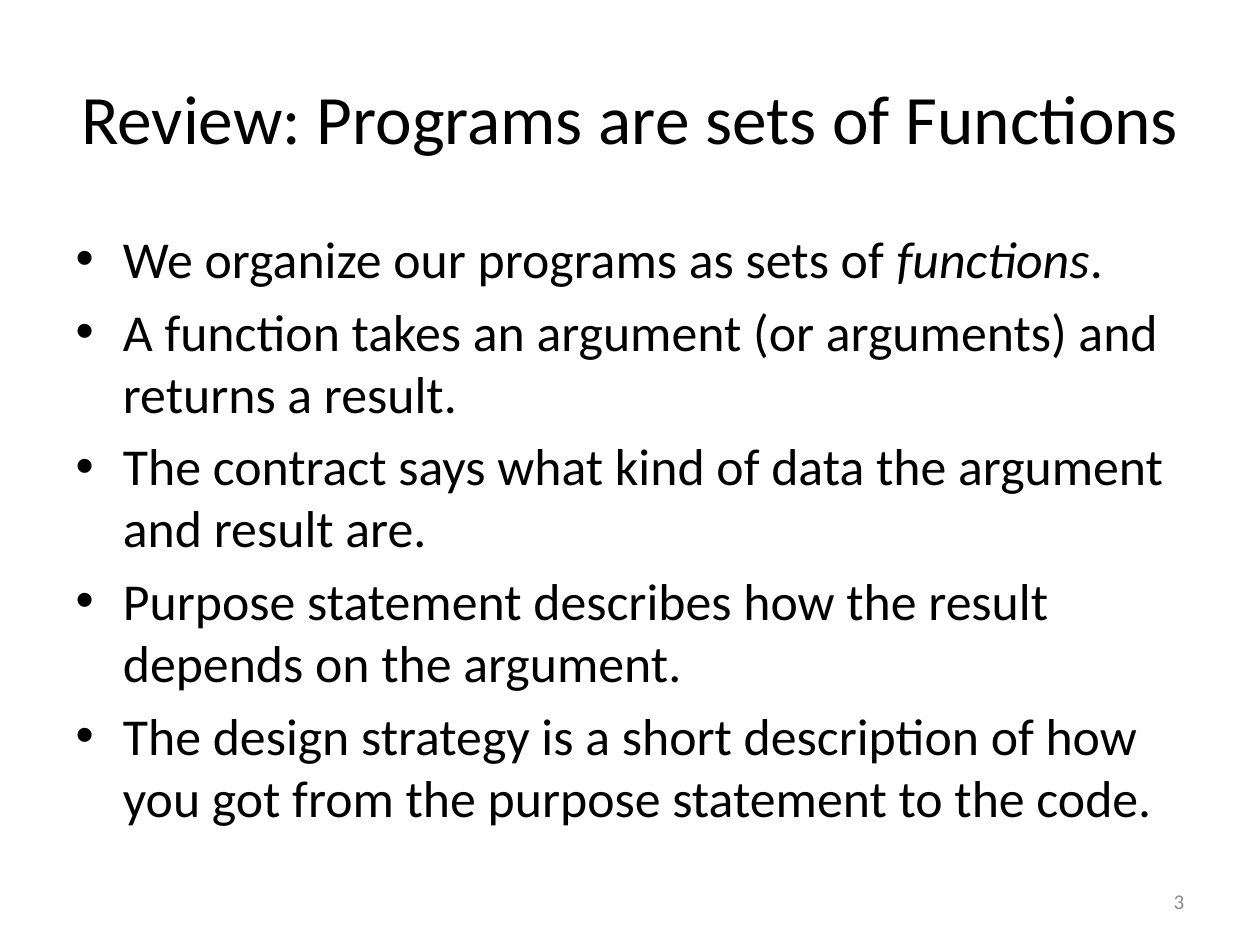
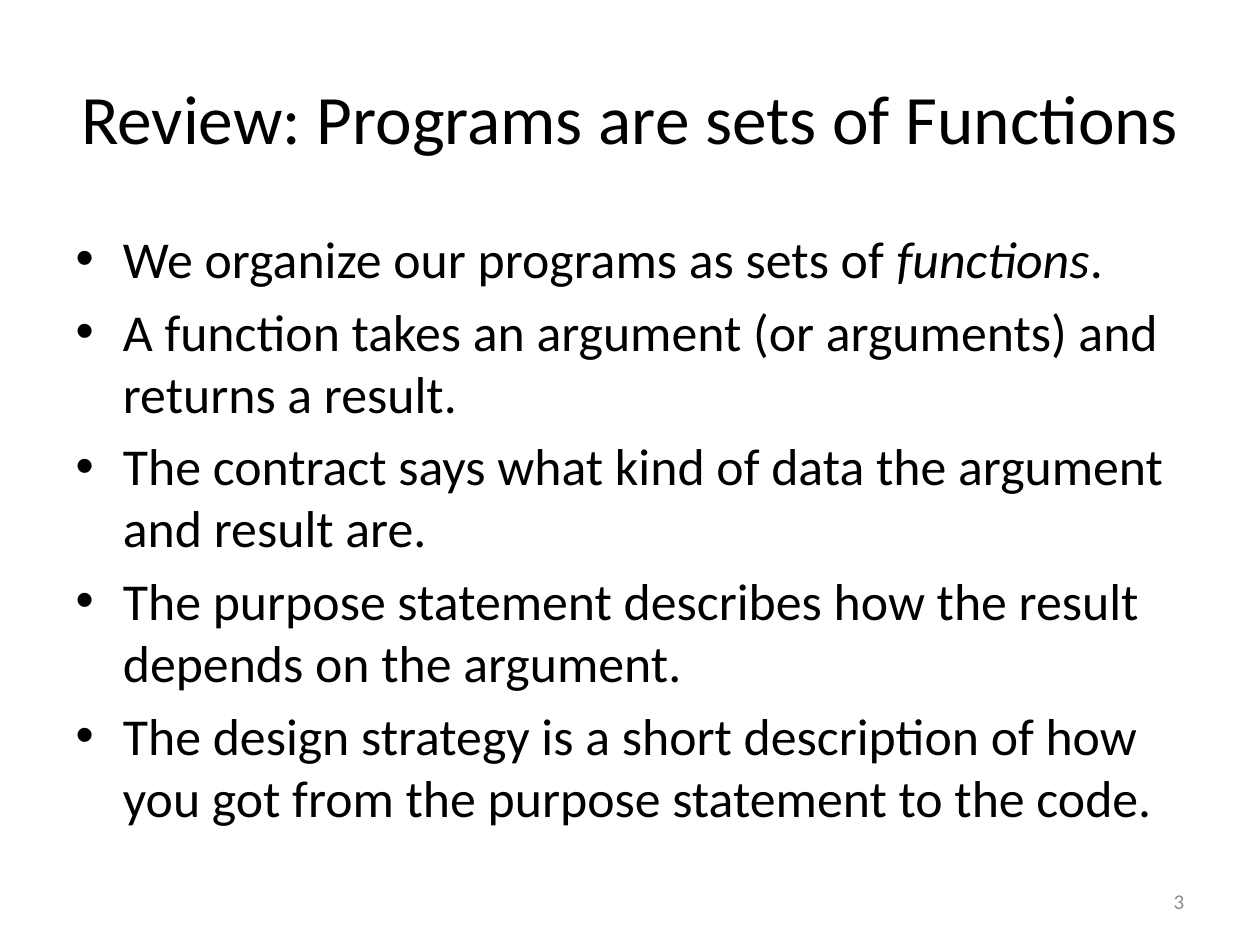
Before and after one commit to mwand/cs5010f17, a slide deck: slide 3 of Slides/Lesson 2.2 Design Strategies.pptx. Drawn at 1260x945 pixels with LibreOffice and Linux fonts; fonts in the diff are those of the drawing. Boxes give left, top, right and bottom in pixels: in the first picture for what was removed or moved away, otherwise in the second. Text is boxed around its words. In the diff, an @@ line names an element or a change of style, - is before the commit and + after.

```diff
--- a/Slides/Lesson 2.2 Design Strategies.pptx
+++ b/Slides/Lesson 2.2 Design Strategies.pptx
@@ text at [123, 584, 1139, 691]: text changed @@
-• Purpose statement describes how the result depends on the argument.
+• The purpose statement describes how the result depends on the argument.
```
Also in this commit, not shown: 2 other slides changed, 1 other file.
